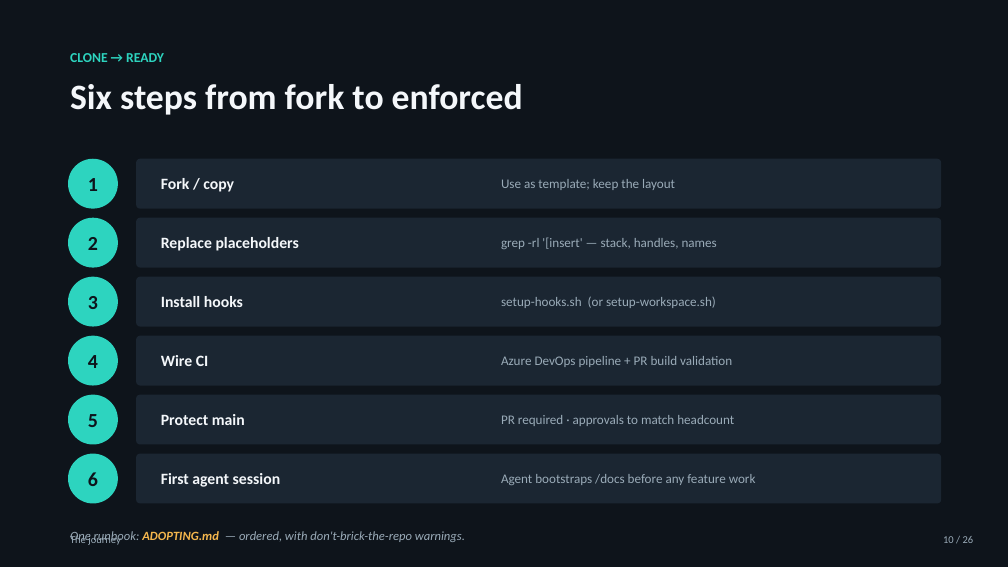
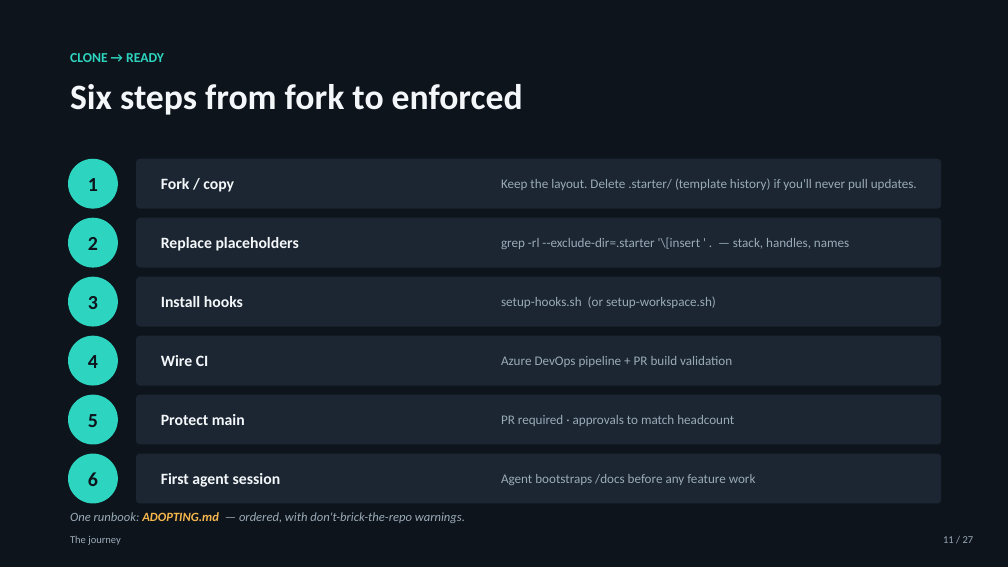
Before and after one commit to drewcurley/agentic-playbook, a slide deck: slide 11 of Agentic-Starter-Overview.pptx (slide 10 before the commit). Drawn at 1008x567 pixels with LibreOffice and Linux fonts; fonts in the diff are those of the drawing. Boxes give left, top, right and bottom in pixels: in the first picture for what was removed or moved away, otherwise in the second. Text is boxed around its words. In the diff, an @@ line names an element or a change of style, - is before the commit and + after.

```diff
--- a/Agentic-Starter-Overview.pptx
+++ b/Agentic-Starter-Overview.pptx
@@ text at (501,178,917,190): text changed @@
-Use as template; keep the layout
+Keep the layout. Delete .starter/ (template history) if you'll never pull updates.
@@ text at (501,237,849,249): text changed @@
-grep -rl '[insert' — stack, handles, names
+grep -rl --exclude-dir=.starter '\[insert ' . — stack, handles, names
@@ text "One runbook: ADOPTING.md — ordered, ...": place and size @@
-text "One runbook: ADOPTING.md — ordered, ..." at (70,531,465,543)
+text "One runbook: ADOPTING.md — ordered, ..." at (70,512,465,523)
@@ text "One runbook: ADOPTING.md — ordered, ..." at (70,512,465,523): less space between paragraphs @@
@@ text at (943,536,974,543): text changed @@
-10 / 26
+11 / 27
```
Also in this commit, not shown: 22 other slides changed, 1 slide added, 9 other files.
